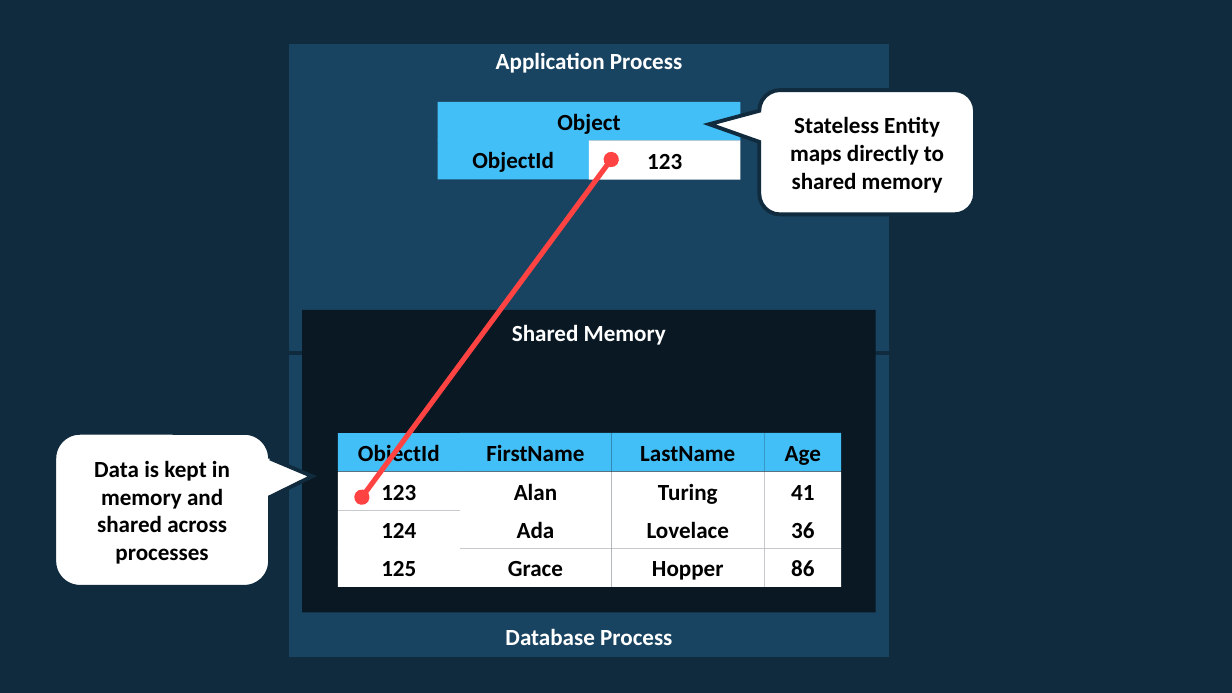
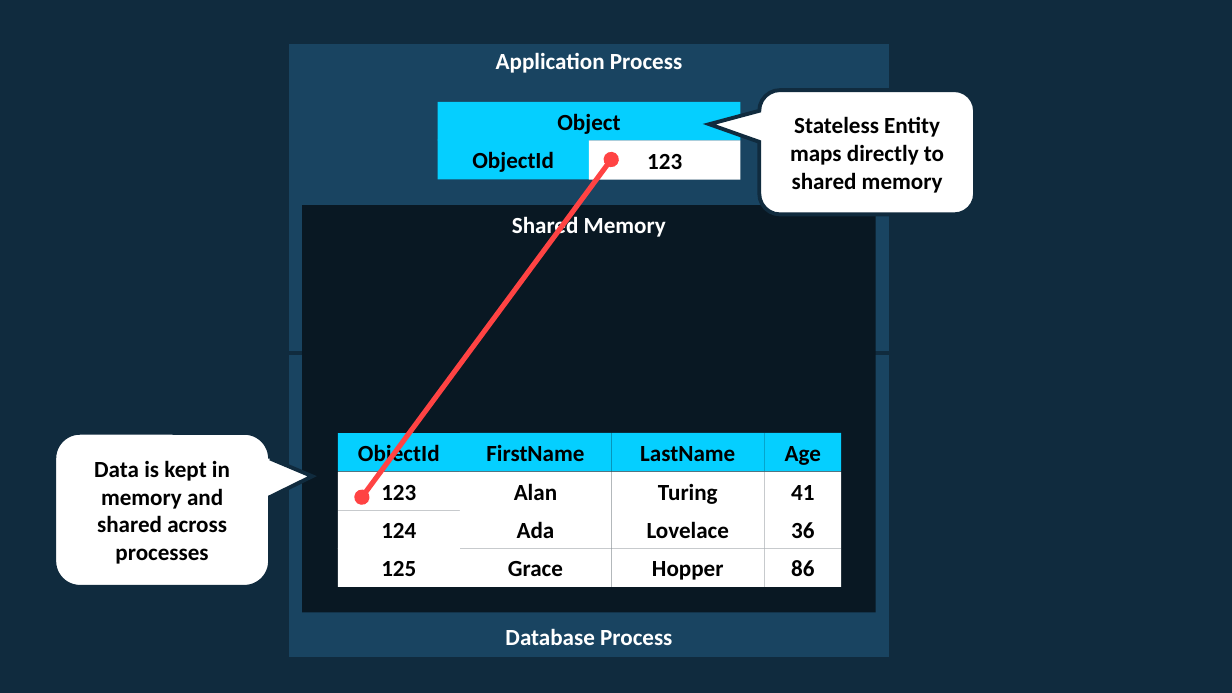
Before and after one commit to rogeralsing/Presentations, a slide deck: slide 15 of Starcounter/usa.pptx (slide 14 before the commit). Drawn at 1232x693 pixels with LibreOffice and Linux fonts; fonts in the diff are those of the drawing. Boxes give left, top, right and bottom in pixels: in the first picture for what was removed or moved away, otherwise in the second. Text is boxed around its words. In the diff, an @@ line names an element or a change of style, - is before the commit and + after.

```diff
--- a/Starcounter/usa.pptx
+++ b/Starcounter/usa.pptx
@@ rectangle "Shared Memory": place and size @@
-rectangle "Shared Memory" at box(302, 310, 876, 612)
+rectangle "Shared Memory" at box(302, 205, 876, 613)
@@ fill #43BFF7 to #05CFFF in 6 elements at box(438, 140, 590, 179), box(438, 102, 741, 140), box(460, 433, 612, 471), box(612, 433, 765, 471), box(764, 433, 841, 471), box(338, 433, 460, 471) @@
```
Also in this commit, not shown: 9 other slides changed, 2 slides added.
